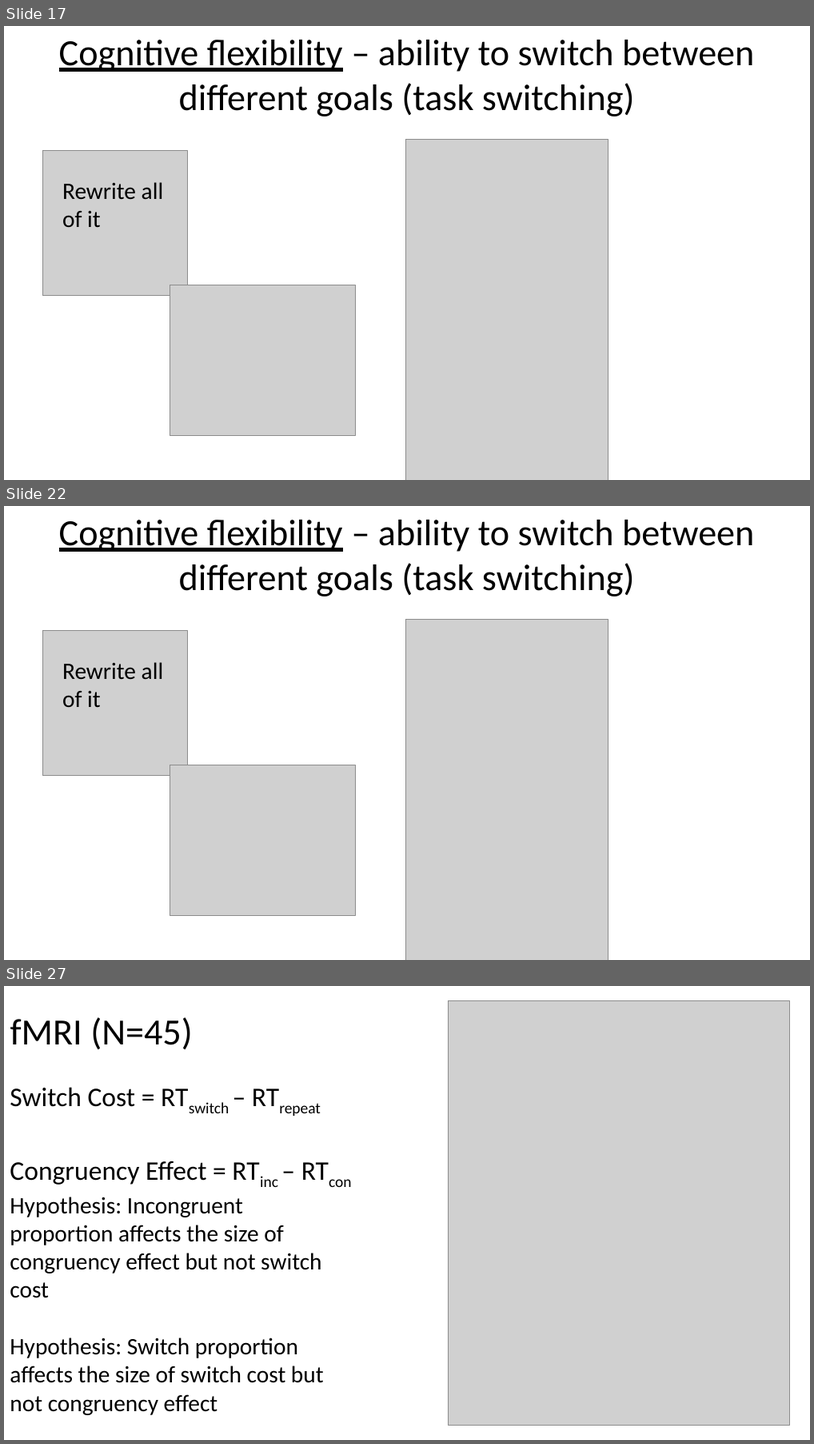
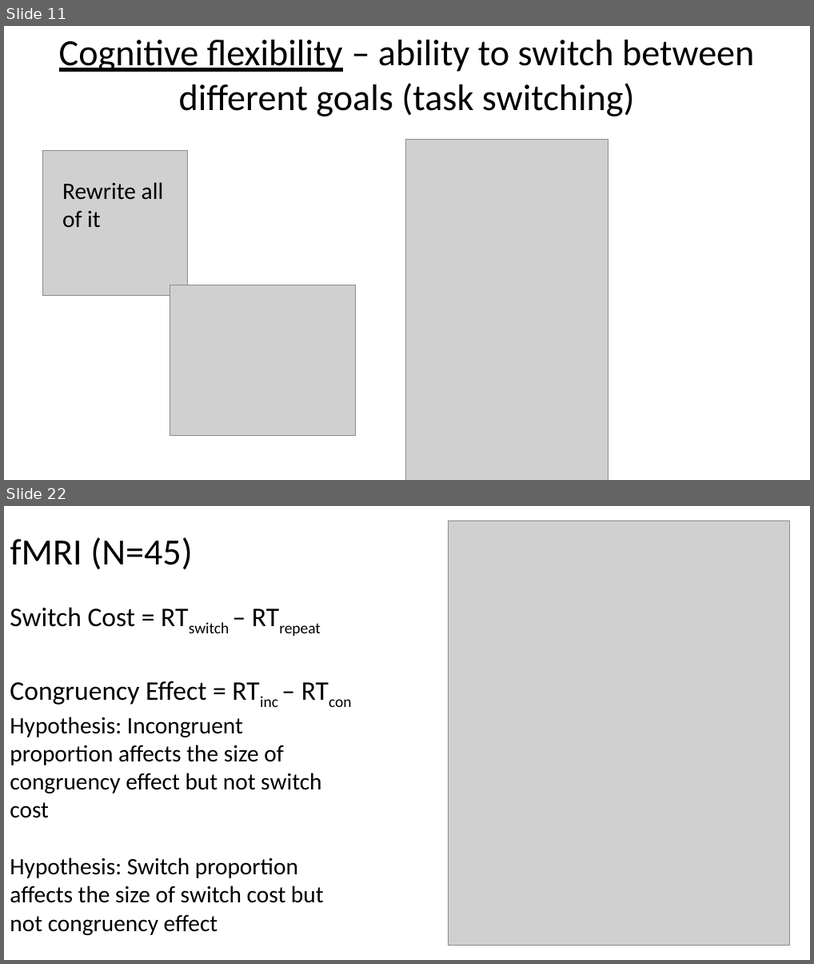
Before and after one commit to jimzhang629/third_year_talk, a slide deck: thirdYearTalk_JZ1.pptx. Shown one above the other, each under a label of ours: slides 17, 22 and 27 before the commit, slides 11 and 22 after it; the slides between them are not shown. The pictures are 814x1444 and 814x964 pixels, drawn with LibreOffice and Linux fonts; fonts in the diff are those of the drawing; grey boxes stand for pictures. Boxes give left, top, right and bottom in pixels: in the first picture for what was removed or moved away, otherwise in the second. Text is boxed around its words. In the diff, an @@ line names an element or a change of style, - is before the commit and + after.

```diff
--- a/thirdYearTalk_JZ1.pptx
+++ b/thirdYearTalk_JZ1.pptx
@@ slide 22 removed at (x1=4, y1=506, x2=810, y2=960), background #FFFFFF @@
@@ text removed at (x1=59, y1=520, x2=754, y2=596) @@
-Cognitive flexibility – ability to switch between different goals (task switching)
@@ picture removed at (x1=406, y1=620, x2=608, y2=960) @@
@@ picture removed at (x1=42, y1=631, x2=187, y2=776) @@
@@ text removed at (x1=62, y1=662, x2=164, y2=707) @@
-Rewrite all of it
@@ picture removed at (x1=170, y1=764, x2=355, y2=914) @@
@@ what was slide 17 is now slide 11 @@
@@ what was slide 27 is now slide 22 @@
```
Also in this commit, not shown: 5 slides changed, 5 slides added, 9 other slides removed.
